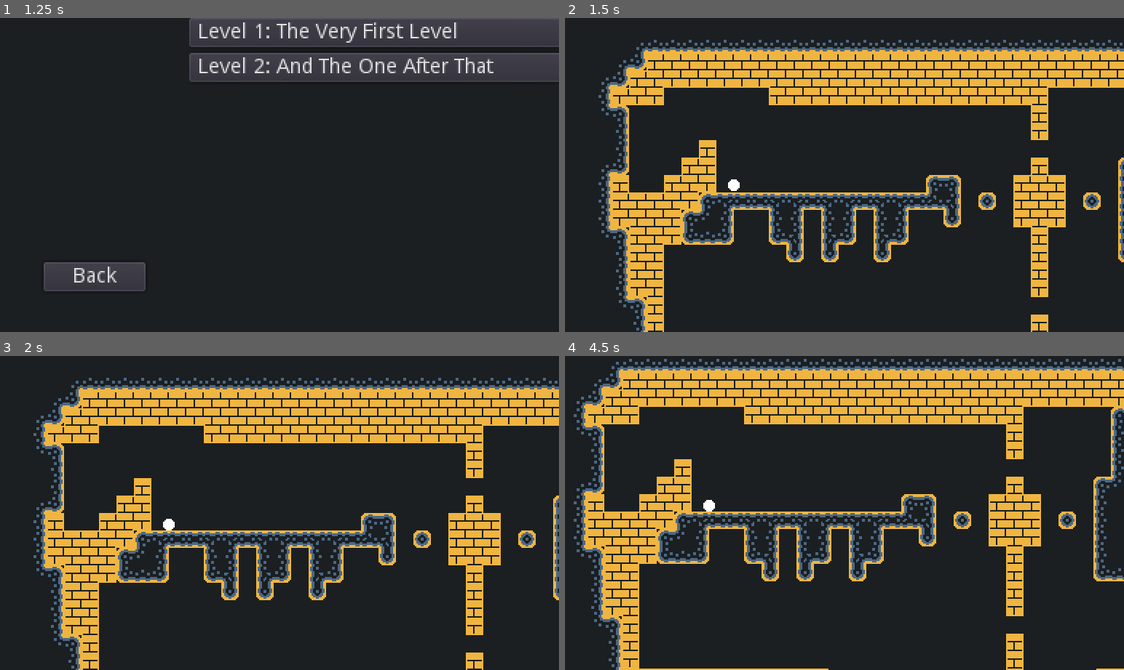
Above: before the commit, frames 1-4 (two rows, left to right).
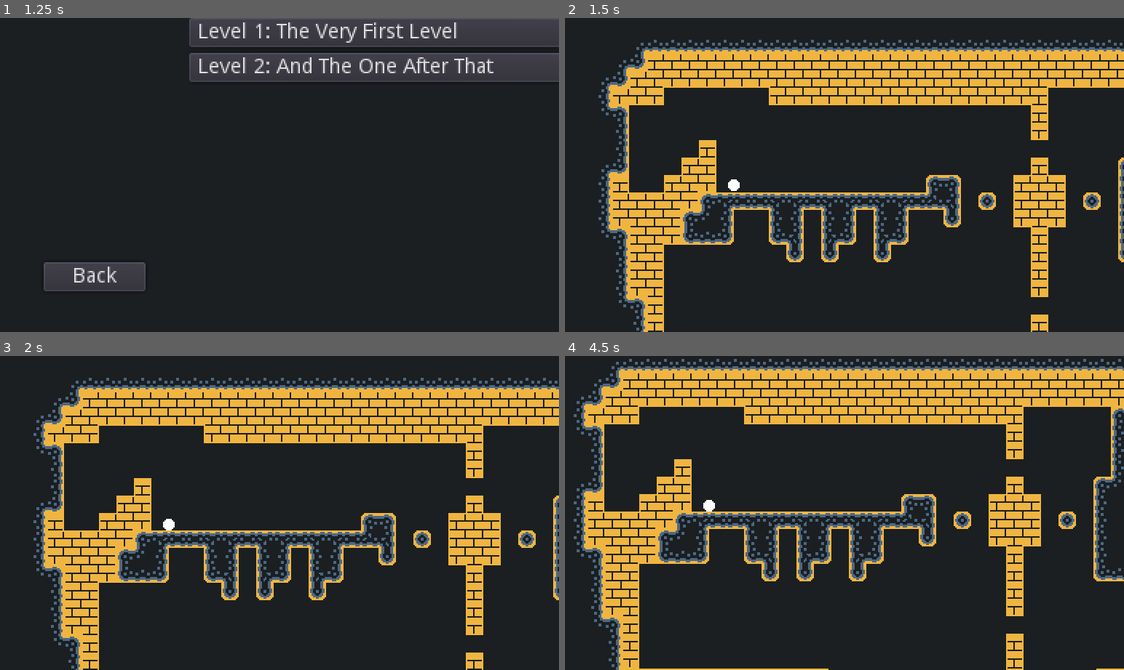
Above: after the commit, the same moments.

Repository: beneeno/dungeolf
Game: Godot game, scene res://Data/Scenes/UI/MainMenu.tscn
Two runs of this game, one before a commit and one after it. Both use one fixed random seed, a clock stepped at 60 frames per second and the inputs below.
Inputs (mouse positions are in pixels of both pictures, inside the frame that each line leads up to):
- Up to frame 1 (1.25 s): click "Play" at 0.5 s
- Up to frame 2 (1.5 s): click "Level 1: The Very First Level" at 1.25 s
- Up to frame 3 (2 s): no input
- Up to frame 4 (4.5 s): tap Enter at 2, 3.5 s; drag from (732, 525) to (900, 443) at 2.02 s; tap Space at 2.75, 4.25 s; drag from (732, 528) to (816, 575) at 2.77 s; move the mouse to (900, 443) at 3.52 s; click (900, 443) at 3.6 s; drag from (816, 575) to (676, 465) at 4.27 s

Frame 1 is identical in both runs. In frame 2, 0.1% of the frame differs, in the area x 7-100%, y 10-100%; in frame 3, 0.1%; in frame 4, 0.1%, in the area x 3-99%, y 4-100%.

Commit message:
Fix tilemap holes
Very hacky fix in order to get rid of the gaps between rocks and bricks.
God forbid i ever change the tileset art a little bit

Diff:
--- a/Data/Scenes/Actors/TileMapMain.tscn
+++ b/Data/Scenes/Actors/TileMapMain.tscn
@@ -1,9 +1,26 @@
-[gd_scene load_steps=5 format=2]
+[gd_scene load_steps=7 format=2]
 
 [ext_resource path="res://Data/Scripts/TileMapMain.gd" type="Script" id=1]
 [ext_resource path="res://Data/Resources/tileset_main.tres" type="TileSet" id=2]
 [ext_resource path="res://Data/Scenes/Actors/Tile.tscn" type="PackedScene" id=3]
 [ext_resource path="res://Data/Scenes/Actors/Hole.tscn" type="PackedScene" id=4]
+[ext_resource path="res://Assets/tileset_main.png" type="Texture" id=5]
+
+[sub_resource type="TileSet" id=1]
+0/name = "tileset_main.png 0"
+0/texture = ExtResource( 5 )
+0/tex_offset = Vector2( 0, 0 )
+0/modulate = Color( 1, 1, 1, 1 )
+0/region = Rect2( 71, 23, 2, 2 )
+0/tile_mode = 0
+0/occluder_offset = Vector2( 0, 0 )
+0/navigation_offset = Vector2( 0, 0 )
+0/shape_offset = Vector2( 0, 0 )
+0/shape_transform = Transform2D( 1, 0, 0, 1, 0, 0 )
+0/shape_one_way = false
+0/shape_one_way_margin = 0.0
+0/shapes = [  ]
+0/z_index = 0
 
 [node name="TileMapMain" type="TileMap"]
 tile_set = ExtResource( 2 )
@@ -12,6 +29,13 @@
 collision_layer = 0
 collision_mask = 0
 format = 1
+tile_data = PoolIntArray( 0, 2, 0, 2, 1, 196611, 3, 0, 196611 )
 script = ExtResource( 1 )
 Tile = ExtResource( 3 )
 Hole = ExtResource( 4 )
+
+[node name="FixHoles" type="TileMap" parent="."]
+tile_set = SubResource( 1 )
+cell_size = Vector2( 2, 2 )
+cell_custom_transform = Transform2D( 2, 0, 0, 2, 0, 0 )
+format = 1
--- a/Data/Scripts/TileMapMain.gd
+++ b/Data/Scripts/TileMapMain.gd
@@ -2,6 +2,7 @@
 
 const ROCK = 0
 const BRICK = 1
+const BORDER = 2
 
 const bounciness = {
 	ROCK: 0.5,
@@ -22,10 +23,10 @@
 	var tiles = get_used_cells()
 	for i in tiles.size():
 		var pos = map_to_world(tiles[i]) + Vector2(6, 6)
-		var id = get_cell(tiles[i].x, tiles[i].y)
+		var id = get_cellv(tiles[i])
 
-		if id != 2:
-			# Instance based on tile id
+		# Instance based on tile id
+		if id != BORDER:
 			match id:
 				ROCK, BRICK:
 					t = Tile.instance()
@@ -38,3 +39,22 @@
 		else:
 			# Delete border
 			set_cellv(tiles[i], -1)
+
+		# Fix holes (dude wtf is this shit, why am i doing this)
+		if id == ROCK:
+			for adjacent in [Vector2.LEFT, Vector2.RIGHT, Vector2.UP, Vector2.DOWN]:
+				if not get_cellv(tiles[i] + adjacent) in [-1, ROCK, BORDER]:
+					var fixpos = tiles[i] * 6
+					match adjacent:
+						Vector2.LEFT:
+							$FixHoles.set_cell(fixpos.x, fixpos.y, 0)
+							$FixHoles.set_cell(fixpos.x, fixpos.y+5, 0)
+						Vector2.RIGHT:
+							$FixHoles.set_cell(fixpos.x+5, fixpos.y, 0)
+							$FixHoles.set_cell(fixpos.x+5, fixpos.y+5, 0)
+						Vector2.UP:
+							$FixHoles.set_cell(fixpos.x, fixpos.y, 0)
+							$FixHoles.set_cell(fixpos.x+5, fixpos.y, 0)
+						Vector2.DOWN:
+							$FixHoles.set_cell(fixpos.x, fixpos.y+5, 0)
+							$FixHoles.set_cell(fixpos.x+5, fixpos.y+5, 0)
